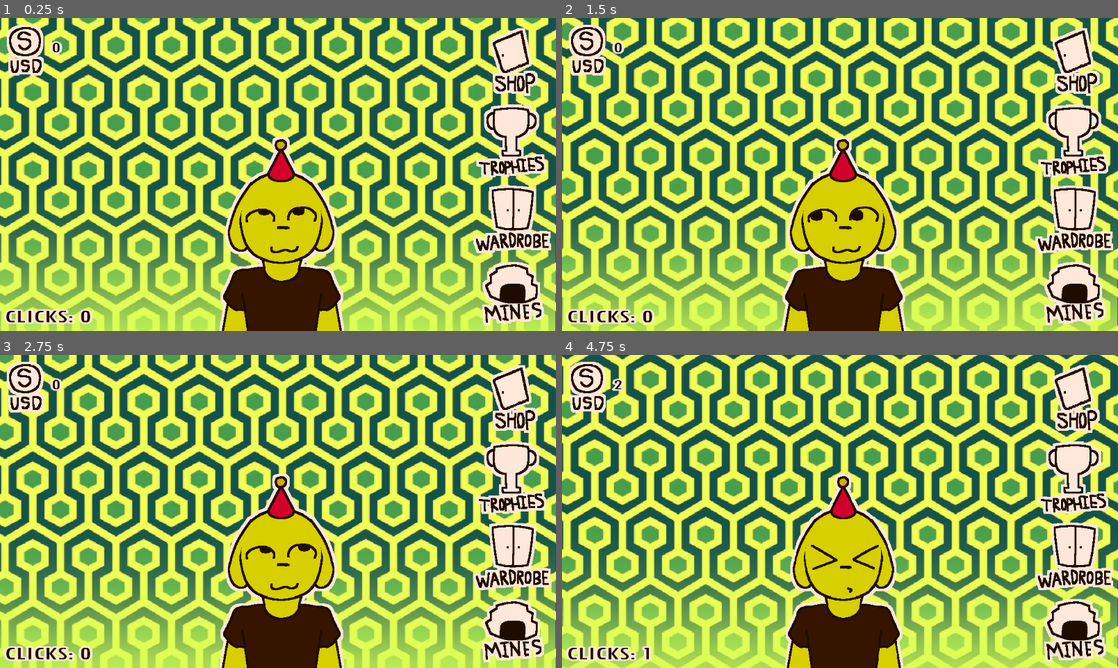
Above: before the commit, frames 1-4 (two rows, left to right).
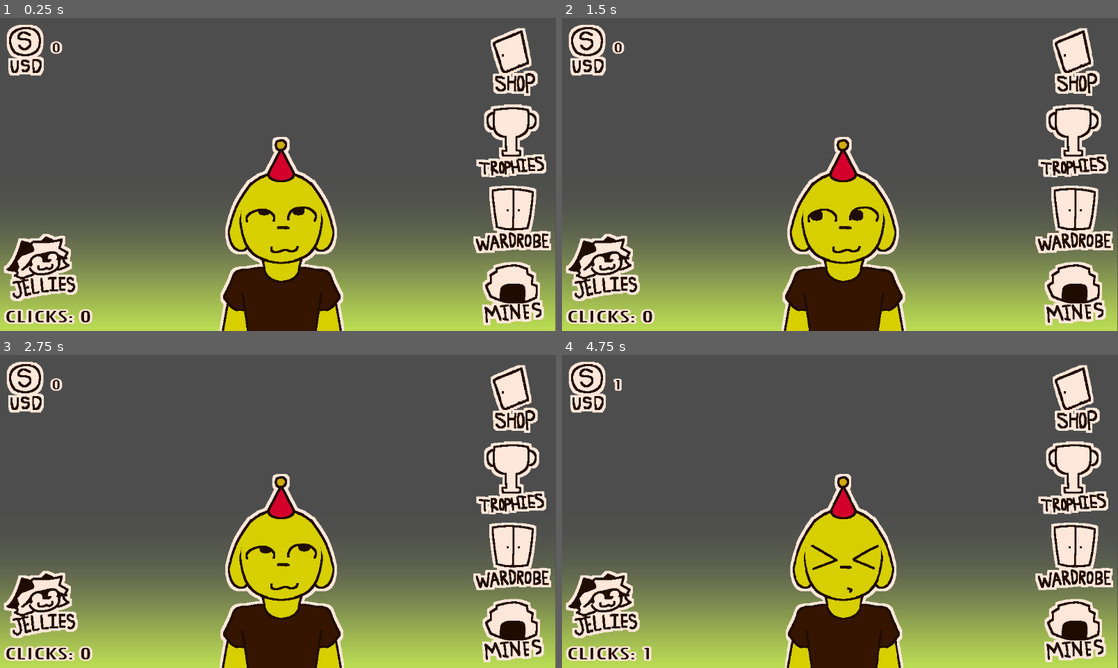
Above: after the commit, the same moments.

Repository: MeltyKelpy/computerShrilow
Game: Godot game, scene res://scenes/tComputer.tscn
Same seed, same stepped clock (60 frames per second), same inputs: the game is played once before the commit and once after it.
Inputs (mouse positions are in pixels of both pictures, inside the frame that each line leads up to):
- Up to frame 1 (0.25 s): no input
- Up to frame 2 (1.5 s): tap Enter (ui_accept) at 0.5, 0.77 s; move the mouse to (962, 158) at 0.52 s; press the mouse at (962, 158) at 0.53 s; hold Right (ui_right) 0.53-1.25 s; release the mouse at (962, 158) at 1.25 s; drag from (728, 190) to (845, 233) at 1.27 s
- Up to frame 3 (2.75 s): move the mouse to (333, 442) at 2.02 s; press the mouse at (333, 442) at 2.03 s; hold Left (ui_left) from 2.03 s (still down)
- Up to frame 4 (4.75 s): release Left (ui_left) at 2.75 s; release the mouse at (895, 442) at 2.75 s; drag from (812, 574) to (673, 464) at 2.77 s; move the mouse to (1006, 558) at 3.52 s; press the mouse at (1006, 558) at 3.53 s; hold Right (ui_right) 3.53-4.25 s; tap Enter (ui_accept) at 3.77 s; release the mouse at (1006, 558) at 4.25 s; drag from (673, 464) to (845, 570) at 4.27 s

The runs differ from the first frame. In frame 1, 77% of the frame differs, in the area x 0-100%, y 0-100%; in frame 2, 77%; in frame 3, 77%; in frame 4, 78%.

Commit message:
JJSKEGNJRHLNTSjelly.

Diff:
--- a/scenes/tComputer.tscn
+++ b/scenes/tComputer.tscn
@@ -19,10 +19,12 @@
 [ext_resource type="Texture2D" uid="uid://cc7uegt46vf3d" path="res://assets/images/ui/back.png" id="14_88vde"]
 [ext_resource type="AudioStream" uid="uid://dbybnubpmhwx3" path="res://assets/music/melanieShop.ogg" id="15_kk7gt"]
 [ext_resource type="Texture2D" uid="uid://w4aga5clxbjf" path="res://assets/images/areas/wardrobe/wardrobe.png" id="16_ptxs8"]
-[ext_resource type="Texture2D" uid="uid://cwu2wn7rcpjyd" path="res://assets/images/areas/melanies/items/jelly.png" id="17_c83sx"]
 [ext_resource type="Texture2D" uid="uid://cb65qvgh6u74n" path="res://assets/images/ui/backFlip.png" id="17_jpsse"]
+[ext_resource type="Texture2D" uid="uid://dtses6hed07fv" path="res://assets/images/areas/jellies/reception.png" id="17_km8e8"]
 [ext_resource type="Texture2D" uid="uid://msvb6jrm45iv" path="res://assets/images/ui/backUp.png" id="17_obgyp"]
 [ext_resource type="PackedScene" uid="uid://cbtrsg4a3b386" path="res://technical/minesLevel.tscn" id="18_6bagw"]
+[ext_resource type="Texture2D" uid="uid://bdb32kjljwqn4" path="res://assets/images/areas/jellies/JELLYDAYCARE.png" id="18_w041t"]
+[ext_resource type="Texture2D" uid="uid://bymsocpxxxn4o" path="res://assets/images/areas/jellies/receptionDesk.png" id="19_4v3d6"]
 [ext_resource type="Texture2D" uid="uid://cwladsljiqill" path="res://assets/images/ui/backDown.png" id="19_tht4w"]
 
 [sub_resource type="StyleBoxEmpty" id="StyleBoxEmpty_p6f28"]
@@ -79,10 +81,7 @@
 [sub_resource type="StyleBoxEmpty" id="StyleBoxEmpty_v5e17"]
 
 [sub_resource type="RectangleShape2D" id="RectangleShape2D_c61rj"]
-size = Vector2(3913.02, 27.5)
-
-[sub_resource type="RectangleShape2D" id="RectangleShape2D_lx8mx"]
-size = Vector2(41, 659)
+size = Vector2(1771.75, 44.7499)
 
 [sub_resource type="Animation" id="Animation_5fubl"]
 length = 0.001
@@ -242,18 +241,6 @@
 "update": 0,
 "values": [Vector2(577, 324)]
 }
-tracks/13/type = "value"
-tracks/13/imported = false
-tracks/13/enabled = true
-tracks/13/path = NodePath("ParallaxBackground:offset")
-tracks/13/interp = 1
-tracks/13/loop_wrap = true
-tracks/13/keys = {
-"times": PackedFloat32Array(0),
-"transitions": PackedFloat32Array(1),
-"update": 0,
-"values": [Vector2(300, 320)]
-}
 
 [sub_resource type="Animation" id="Animation_xn1b5"]
 resource_name = "leaveMines"
@@ -745,22 +732,24 @@
 tracks/2/interp = 1
 tracks/2/loop_wrap = true
 tracks/2/keys = {
-"times": PackedFloat32Array(0, 1.5),
-"transitions": PackedFloat32Array(0.31864, 1),
-"update": 0,
-"values": [Vector2(577, 324), Vector2(-575, 324)]
-}
-tracks/3/type = "value"
+"times": PackedFloat32Array(0, 1.46667),
+"transitions": PackedFloat32Array(0.31864, 1),
+"update": 0,
+"values": [Vector2(576, 324), Vector2(-576, 324)]
+}
+tracks/3/type = "method"
 tracks/3/imported = false
 tracks/3/enabled = true
-tracks/3/path = NodePath("ParallaxBackground:offset")
+tracks/3/path = NodePath(".")
 tracks/3/interp = 1
 tracks/3/loop_wrap = true
 tracks/3/keys = {
-"times": PackedFloat32Array(0.0333333, 1.5),
-"transitions": PackedFloat32Array(0.31864, 1),
-"update": 0,
-"values": [Vector2(300, 320), Vector2(-852, 320)]
+"times": PackedFloat32Array(1.46667),
+"transitions": PackedFloat32Array(1),
+"values": [{
+"args": [],
+"method": &"_signal_jelly"
+}]
 }
 
 [sub_resource type="Animation" id="Animation_niq0t"]
@@ -800,19 +789,7 @@
 "times": PackedFloat32Array(0, 1.5),
 "transitions": PackedFloat32Array(0.31864, 1),
 "update": 0,
-"values": [Vector2(-575, 324), Vector2(577, 324)]
-}
-tracks/3/type = "value"
-tracks/3/imported = false
-tracks/3/enabled = true
-tracks/3/path = NodePath("ParallaxBackground:offset")
-tracks/3/interp = 1
-tracks/3/loop_wrap = true
-tracks/3/keys = {
-"times": PackedFloat32Array(0.0333333, 1.46667),
-"transitions": PackedFloat32Array(0.31864, 1),
-"update": 0,
-"values": [Vector2(-852, 320), Vector2(300, 320)]
+"values": [Vector2(-576, 324), Vector2(576, 324)]
 }
 
 [sub_resource type="AnimationLibrary" id="AnimationLibrary_vs8hy"]
@@ -828,16 +805,23 @@
 "toWard": SubResource("Animation_ok3bo")
 }
 
+[sub_resource type="Gradient" id="Gradient_2dxcp"]
+colors = PackedColorArray(0, 0, 0, 0, 1, 1, 1, 0)
+
+[sub_resource type="GradientTexture2D" id="GradientTexture2D_gikbf"]
+gradient = SubResource("Gradient_2dxcp")
+
 [node name="computerShrilow" type="Node2D"]
 script = ExtResource("1_swrb7")
 
 [node name="ParallaxBackground" type="ParallaxBackground" parent="."]
-offset = Vector2(300, 320)
+offset = Vector2(-852, 320)
 scale = Vector2(1.15, 1.15)
-transform = Transform2D(1.15, 0, 0, 1.15, 300, 320)
+transform = Transform2D(1.15, 0, 0, 1.15, -852, 320)
 follow_viewport_enabled = true
 
 [node name="ParallaxLayer" type="ParallaxLayer" parent="ParallaxBackground"]
+position = Vector2(1033.91, 0)
 motion_mirroring = Vector2(600, 557)
 
 [node name="background" type="Sprite2D" parent="ParallaxBackground/ParallaxLayer"]
@@ -1077,6 +1061,26 @@
 [node name="Jelly" type="Node2D" parent="."]
 position = Vector2(-1152, 0)
 
+[node name="repcetionBG" type="Sprite2D" parent="Jelly"]
+position = Vector2(266, 324)
+texture = ExtResource("17_km8e8")
+
+[node name="lgo" type="Sprite2D" parent="Jelly"]
+position = Vector2(266, 324)
+texture = ExtResource("18_w041t")
+
+[node name="desk" type="Sprite2D" parent="Jelly"]
+position = Vector2(266, 324)
+texture = ExtResource("19_4v3d6")
+
+[node name="StaticBody2D" type="StaticBody2D" parent="Jelly"]
+position = Vector2(0, -9.53674e-07)
+
+[node name="CollisionShape2D" type="CollisionShape2D" parent="Jelly/StaticBody2D"]
+position = Vector2(265.877, 626.625)
+scale = Vector2(1, 1)
+shape = SubResource("RectangleShape2D_c61rj")
+
 [node name="Control" type="Control" parent="Jelly"]
 custom_minimum_size = Vector2(3000, 648)
 layout_direction = 3
@@ -1087,41 +1091,16 @@
 offset_bottom = 648.0
 mouse_filter = 2
 
-[node name="StaticBody2D" type="StaticBody2D" parent="Jelly/Control"]
-position = Vector2(1848, -9.53674e-07)
-
-[node name="CollisionShape2D" type="CollisionShape2D" parent="Jelly/Control/StaticBody2D"]
-position = Vector2(-806, 5.25)
-scale = Vector2(1, 1)
-shape = SubResource("RectangleShape2D_c61rj")
-
-[node name="CollisionShape2D2" type="CollisionShape2D" parent="Jelly/Control/StaticBody2D"]
-position = Vector2(-812, 632)
-rotation = -3.14159
-scale = Vector2(1, 1)
-shape = SubResource("RectangleShape2D_c61rj")
-
-[node name="CollisionShape2D3" type="CollisionShape2D" parent="Jelly/Control/StaticBody2D"]
-position = Vector2(1132, 319)
-shape = SubResource("RectangleShape2D_lx8mx")
-
-[node name="CollisionShape2D4" type="CollisionShape2D" parent="Jelly/Control/StaticBody2D"]
-position = Vector2(-2748, 319)
-shape = SubResource("RectangleShape2D_lx8mx")
-
-[node name="hi" type="Sprite2D" parent="Jelly/Control"]
-position = Vector2(2397, 303)
-texture = ExtResource("17_c83sx")
-
-[node name="BackJELLY" type="Sprite2D" parent="Jelly"]
-position = Vector2(1067, 80)
+[node name="back" type="Sprite2D" parent="Jelly"]
+position = Vector2(1089, 359)
+scale = Vector2(0.607639, 0.514252)
 texture = ExtResource("17_jpsse")
 
 [node name="BackButtonJELLY" type="Button" parent="Jelly"]
-offset_left = 978.0
-offset_top = 40.0
-offset_right = 1150.0
-offset_bottom = 124.0
+offset_left = 1037.0
+offset_top = 338.0
+offset_right = 1141.0
+offset_bottom = 382.0
 theme_override_styles/focus = SubResource("StyleBoxEmpty_p6f28")
 theme_override_styles/disabled_mirrored = SubResource("StyleBoxEmpty_w4xu3")
 theme_override_styles/disabled = SubResource("StyleBoxEmpty_uj6cr")
@@ -1352,6 +1331,22 @@
 [node name="Camera2D" type="Camera2D" parent="."]
 position = Vector2(577, 324)
 
+[node name="leftMove" type="TextureRect" parent="Camera2D"]
+offset_left = -576.0
+offset_top = -324.0
+offset_right = -398.0
+offset_bottom = 324.0
+mouse_filter = 2
+texture = SubResource("GradientTexture2D_gikbf")
+
+[node name="rightMove" type="TextureRect" parent="Camera2D"]
+offset_left = 398.0
+offset_top = -324.0
+offset_right = 576.0
+offset_bottom = 324.0
+mouse_filter = 2
+texture = SubResource("GradientTexture2D_gikbf")
+
 [connection signal="pressed" from="Mines/ScrollContainer/Control/BackButtonWARD" to="." method="_on_back_button_ward2_pressed"]
 [connection signal="pressed" from="Shrilow/ShrilowSqueak" to="." method="_on_shrilow_squeak_pressed"]
 [connection signal="pressed" from="ShrilowScreen/ShopButton" to="." method="_on_shop_button_pressed"]
@@ -1365,3 +1360,7 @@
 [connection signal="timeout" from="EventTimer" to="." method="_event"]
 [connection signal="timeout" from="faceRevert" to="." method="_on_face_revert_timeout"]
 [connection signal="timeout" from="faceRevert2" to="." method="_on_face_revert_2_timeout"]
+[connection signal="mouse_entered" from="Camera2D/leftMove" to="." method="_on_left_move_mouse_entered"]
+[connection signal="mouse_exited" from="Camera2D/leftMove" to="." method="_on_left_move_mouse_exited"]
+[connection signal="mouse_entered" from="Camera2D/rightMove" to="." method="_on_right_move_mouse_entered"]
+[connection signal="mouse_exited" from="Camera2D/rightMove" to="." method="_on_right_move_mouse_exited"]
--- a/scenes/t_computer.gd
+++ b/scenes/t_computer.gd
@@ -4,6 +4,8 @@
 var curClicks = 0.0
 var rng = RandomNumberGenerator.new()
 var held_object = false
+var cameraMoveDir = "center"
+var area = "notJellies"
 
 var cacapoopyGOD = preload("res://technical/MelaniesItem.tscn")
 
@@ -21,23 +23,28 @@
 		caca.reparent($Wardrobe/ScrollContainer/GridContainer)
 
 func _ready():
-	var cacapoopyGOD = load(ItemValues.itemInfomation[3]["ScenePath"])
-	var caca = cacapoopyGOD.instantiate()
-	add_child(caca)
-	caca.reparent($/root/computerShrilow/Jelly/Control)
-	caca.rigid_body_2d.transform = Transform2D(0.0, Vector2(-100, 100))
-	caca.getID(3)
 	$Mines.position.y = 648
 	generateHoes()
 
 func _process(_delta : float) -> void:
 
-	if FizzyDrink.jellys > (-1):
-		$ShrilowScreen/Jellies.visible = true
-		$ShrilowScreen/JelliesButton.disabled = false
+	if $Camera2D.position.x < (-576):
+		$Camera2D/leftMove.set_mouse_filter(1)
+		$Camera2D/rightMove.set_mouse_filter(1)
+	elif $Camera2D.position.x == (-576):
+		$Camera2D/leftMove.set_mouse_filter(1)
+		$Camera2D/rightMove.set_mouse_filter(2)
 	else:
-		$ShrilowScreen/Jellies.visible = false
-		$ShrilowScreen/JelliesButton.disabled = true
+		$Camera2D/leftMove.set_mouse_filter(2)
+		$Camera2D/rightMove.set_mouse_filter(2)
+
+	if cameraMoveDir == "left":
+		$Camera2D.position.x -= 10
+	if cameraMoveDir == "right":
+		$Camera2D.position.x += 10
+
+	if area == "Jellies" and $Camera2D.position.x > (-576):
+		$Camera2D.position.x = (-576)
 
 	if FizzyDrink.stopTheCount != 0:
 		$noEventsTimer.wait_time = FizzyDrink.stopTheCount
@@ -158,8 +165,9 @@
 	add_child(caca2)
 	caca2.warn(Events.eventList[numberPicked]["WarningMessage"])
 	if Events.eventList[numberPicked]["Type"] == "Minigame":
-		Events.eventList[numberPicked]["Played?"] = true
 		get_tree().paused = true
+		caca.position.x = $Camera2D.position.x - 576
+		caca.position.y = $Camera2D.position.y - 324
 		caca.reparent($/root)
 	if Events.eventList[numberPicked]["Type"] == "Generic":
 		caca.reparent($ShrilowScreen)
@@ -178,7 +186,25 @@
 	curClicks = 0
 
 func _on_back_button_jelly_pressed() -> void:
+	area = "notJellies"
 	$sectionTransitions.play("leaveJellies")
 
 func _on_jellies_button_pressed() -> void:
 	$sectionTransitions.play("toJellies")
+
+func _on_right_move_mouse_entered() -> void:
+	if $Camera2D.position.x < (-576):
+		cameraMoveDir = "right"
+
+func _on_left_move_mouse_entered() -> void:
+	cameraMoveDir = "left"
+	print("hi")
+
+func _on_right_move_mouse_exited() -> void:
+	cameraMoveDir = "center"
+
+func _on_left_move_mouse_exited() -> void:
+	cameraMoveDir = "center"
+
+func _signal_jelly():
+	area = "Jellies"
--- a/technical/items/jelly.gd
+++ b/technical/items/jelly.gd
@@ -9,16 +9,19 @@
 var is_dragging = false
 
 func _ready() -> void:
+	visible = false
 	mouse_pin.node_a = mouse_pin.get_path_to(fake_body)
 	rigid_body_2d.input_pickable = true
 	rigid_body_2d.input_event.connect(_on_input_event)
-	#var cacapoopyGOD3 = preload("res://technical/events/eventIndicator.tscn")
-	#var caca2 = cacapoopyGOD3.instantiate()
-	#add_child(caca2)
-	#caca2.reparent($/root)
-	#caca2.position.x = 0
-	#caca2.position.y = 0
-	#caca2.warn("You bought a Jelly! you now have "+str(FizzyDrink.jellys + 2))
+	reparent($/root/computerShrilow/Jelly/Control)
+	rigid_body_2d.transform = Transform2D(0.0, Vector2(-600, 100))
+	var cacapoopyGOD3 = preload("res://technical/events/eventIndicator.tscn")
+	var caca2 = cacapoopyGOD3.instantiate()
+	add_child(caca2)
+	caca2.reparent($/root)
+	caca2.position.x = 0
+	caca2.position.y = 0
+	caca2.warn("You bought a Jelly! you now have "+str(FizzyDrink.jellys + 2))
 
 func _physics_process(delta: float) -> void:
 	mouse_pin.global_position = get_global_mouse_position()
@@ -53,3 +56,6 @@
 func _on_second_timer_timeout() -> void:
 	$RigidBody2D/jelly.texture = load("res://assets/images/items/jelly0.png")
 	$FirstTimer.start()
+
+func _jelly_spawn() -> void:
+	visible = true
--- a/technical/items/jelly.tscn
+++ b/technical/items/jelly.tscn
@@ -1,8 +1,13 @@
-[gd_scene load_steps=6 format=3 uid="uid://bvxn7n144a812"]
+[gd_scene load_steps=7 format=3 uid="uid://bvxn7n144a812"]
 
 [ext_resource type="Script" path="res://technical/items/jelly.gd" id="1_3rnah"]
 [ext_resource type="Texture2D" uid="uid://b28r5cl4pode8" path="res://assets/images/items/jelly0.png" id="1_ml5ht"]
 [ext_resource type="AudioStream" uid="uid://o0fq5njk38ru" path="res://assets/sounds/squeak.ogg" id="3_howpp"]
+
+[sub_resource type="PhysicsMaterial" id="PhysicsMaterial_qn6m5"]
+friction = 0.91
+bounce = 0.68
+absorbent = true
 
 [sub_resource type="CapsuleShape2D" id="CapsuleShape2D_b8wjh"]
 radius = 51.0
@@ -16,6 +21,7 @@
 
 [node name="RigidBody2D" type="RigidBody2D" parent="."]
 position = Vector2(866, 332)
+physics_material_override = SubResource("PhysicsMaterial_qn6m5")
 
 [node name="jelly" type="Sprite2D" parent="RigidBody2D"]
 texture = ExtResource("1_ml5ht")
@@ -47,5 +53,11 @@
 stream = ExtResource("3_howpp")
 volume_db = -48.239
 
+[node name="Timer" type="Timer" parent="."]
+wait_time = 0.2
+one_shot = true
+autostart = true
+
 [connection signal="timeout" from="FirstTimer" to="." method="_on_timer_timeout"]
 [connection signal="timeout" from="SecondTimer" to="." method="_on_second_timer_timeout"]
+[connection signal="timeout" from="Timer" to="." method="_jelly_spawn"]
--- a/technical/melanies_item.gd
+++ b/technical/melanies_item.gd
@@ -99,9 +99,6 @@
 			cacapoopyGOD = load(ItemValues.itemInfomation[ItemID]["ScenePath"])
 			caca = cacapoopyGOD.instantiate()
 			add_child(caca)
-			if ItemValues.itemInfomation[ItemID]["Name"] == "Jelly!":
-				caca.reparent($/root/computerShrilow/Jelly/Control)
-				caca.rigid_body_2d.transform = Transform2D(0.0, Vector2(100, 100))
 			caca.getID(ItemID)
 	if ItemValues.itemInfomation[ItemID]["Name"] == "Jelly!":
 		FizzyDrink.jellys += 1
Binary file added: assets/images/areas/jellies/JELLYDAYCARE.png
Not shown, added: assets/images/areas/jellies/JELLYDAYCARE.png.import
Binary file added: assets/images/areas/jellies/reception.png
Not shown, added: assets/images/areas/jellies/reception.png.import
Binary file added: assets/images/areas/jellies/receptionDesk.png
Not shown, added: assets/images/areas/jellies/receptionDesk.png.import
Not shown: 1 places in scenes/tComputer.tscn that only renumber resources
